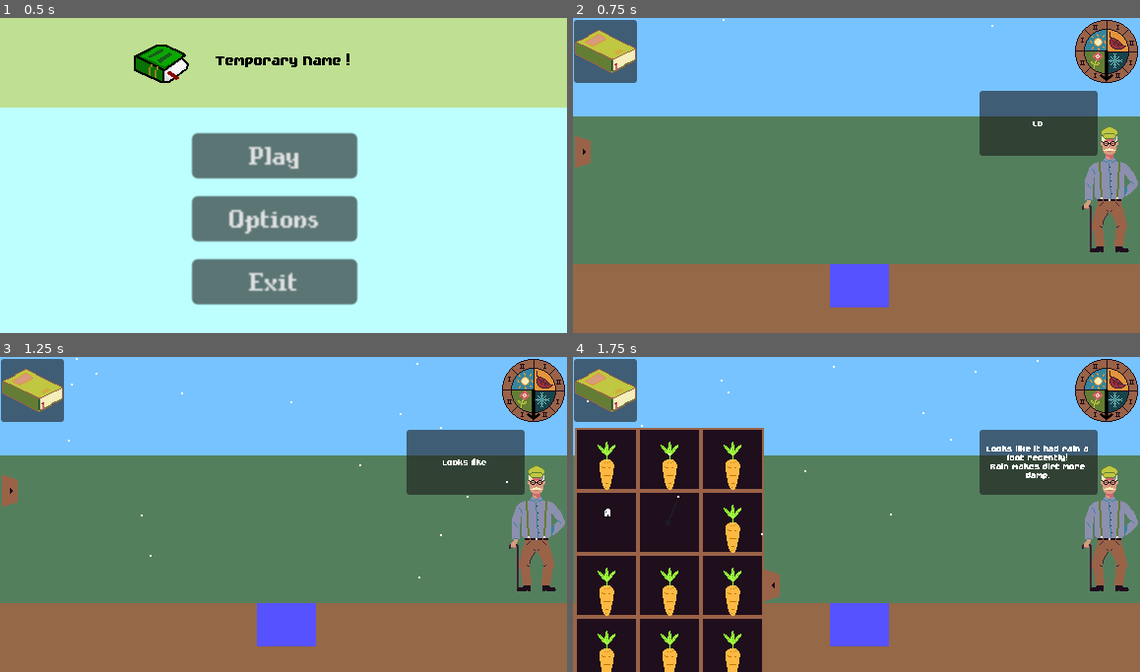
Above: before the commit, frames 1-4 (two rows, left to right).
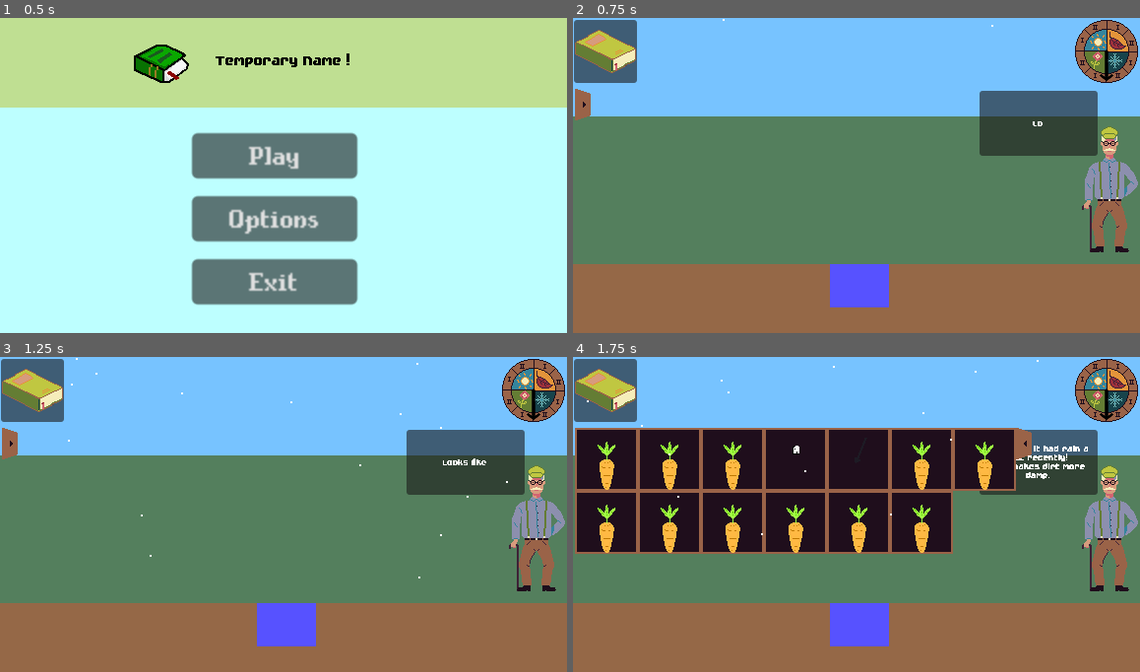
Above: after the commit, the same moments.

Repository: JustAlternate/Regenerative_Game_Jam
Game: Godot game, scene res://Scenes/menu.tscn
Same seed, same stepped clock (60 frames per second), same inputs: the game is played once before the commit and once after it. The engine's default icon, where the game draws it, is replaced by a stand-in: a white triangle on a blue panel in a dark square.
Inputs (mouse positions are in pixels of both pictures, inside the frame that each line leads up to; where the layout moved, square brackets give the same spot in the first picture):
- Up to frame 1 (0.5 s): no input
- Up to frame 2 (0.75 s): click "Play" at 0.5 s
- Up to frame 3 (1.25 s): no input
- Up to frame 4 (1.75 s): click (590, 445) [590, 492] at 1.25 s

Frame 1 is identical in both runs. In frame 2, 0.5% of the frame differs, in the area x 0-4%, y 22-48%; in frame 3, 0.5%; in frame 4, 28%, in the area x 0-81%, y 22-100%.

Commit message:
fix drawer and more reliable

Diff:
--- a/Scenes/seed_drawer.tscn
+++ b/Scenes/seed_drawer.tscn
@@ -12,87 +12,88 @@
 
 [node name="HBoxContainer" type="HBoxContainer" parent="."]
 texture_filter = 1
+clip_contents = true
 custom_minimum_size = Vector2(0, 128)
-offset_right = 246.0
-offset_bottom = 83.0
+offset_right = 573.0
+offset_bottom = 320.0
 theme_override_constants/separation = 0
 
 [node name="GridContainer" type="GridContainer" parent="HBoxContainer"]
 texture_filter = 1
+clip_contents = true
 layout_mode = 2
 theme_override_constants/h_separation = 0
 theme_override_constants/v_separation = 0
-columns = 3
 
-[node name="ContainerTomatoes" parent="HBoxContainer/GridContainer" instance=ExtResource("2_ck28v")]
+[node name="Container_tomatoes" parent="HBoxContainer/GridContainer" instance=ExtResource("2_ck28v")]
 layout_mode = 2
 seed_name = "tomatoes"
 activated = true
 
-[node name="ContainerRadish" parent="HBoxContainer/GridContainer" instance=ExtResource("2_ck28v")]
+[node name="Container_radish" parent="HBoxContainer/GridContainer" instance=ExtResource("2_ck28v")]
 layout_mode = 2
 seed_name = "radish"
 activated = true
 
-[node name="ContainerCarrot" parent="HBoxContainer/GridContainer" instance=ExtResource("2_ck28v")]
+[node name="Container_carrot" parent="HBoxContainer/GridContainer" instance=ExtResource("2_ck28v")]
 layout_mode = 2
 activated = true
 
-[node name="ContainerWheat" parent="HBoxContainer/GridContainer" instance=ExtResource("2_ck28v")]
+[node name="Container_wheat" parent="HBoxContainer/GridContainer" instance=ExtResource("2_ck28v")]
 layout_mode = 2
 Seed_Texture = ExtResource("3_j83ai")
 seed_name = "wheat"
 activated = true
 
-[node name="ContainerZucchini" parent="HBoxContainer/GridContainer" instance=ExtResource("2_ck28v")]
+[node name="Container_zucchini" parent="HBoxContainer/GridContainer" instance=ExtResource("2_ck28v")]
 layout_mode = 2
 Seed_Texture = ExtResource("4_ig05v")
 seed_name = "zucchini"
 activated = true
 
-[node name="ContainerAil" parent="HBoxContainer/GridContainer" instance=ExtResource("2_ck28v")]
+[node name="Container_ail" parent="HBoxContainer/GridContainer" instance=ExtResource("2_ck28v")]
 layout_mode = 2
 seed_name = "ail"
 activated = true
 
-[node name="ContainerPumpkin" parent="HBoxContainer/GridContainer" instance=ExtResource("2_ck28v")]
+[node name="Container_pumpkin" parent="HBoxContainer/GridContainer" instance=ExtResource("2_ck28v")]
 layout_mode = 2
 seed_name = "pumpkin"
 activated = true
 
-[node name="ContainerCorn" parent="HBoxContainer/GridContainer" instance=ExtResource("2_ck28v")]
+[node name="Container_corn" parent="HBoxContainer/GridContainer" instance=ExtResource("2_ck28v")]
 layout_mode = 2
 seed_name = "corn"
 activated = true
 
-[node name="ContainerMint" parent="HBoxContainer/GridContainer" instance=ExtResource("2_ck28v")]
+[node name="Container_mint" parent="HBoxContainer/GridContainer" instance=ExtResource("2_ck28v")]
 layout_mode = 2
 seed_name = "mint"
 activated = true
 
-[node name="ContainerThym" parent="HBoxContainer/GridContainer" instance=ExtResource("2_ck28v")]
+[node name="Container_thym" parent="HBoxContainer/GridContainer" instance=ExtResource("2_ck28v")]
 layout_mode = 2
 seed_name = "thym"
 activated = true
 
-[node name="ContainerPea" parent="HBoxContainer/GridContainer" instance=ExtResource("2_ck28v")]
+[node name="Container_pea" parent="HBoxContainer/GridContainer" instance=ExtResource("2_ck28v")]
 layout_mode = 2
 seed_name = "pea"
 activated = true
 
-[node name="ContainerVine" parent="HBoxContainer/GridContainer" instance=ExtResource("2_ck28v")]
+[node name="Container_vine" parent="HBoxContainer/GridContainer" instance=ExtResource("2_ck28v")]
 layout_mode = 2
 seed_name = "vine"
 activated = true
 
-[node name="ContainerLeek" parent="HBoxContainer/GridContainer" instance=ExtResource("2_ck28v")]
+[node name="Container_leek" parent="HBoxContainer/GridContainer" instance=ExtResource("2_ck28v")]
 layout_mode = 2
 seed_name = "leek"
 activated = true
 
 [node name="OpenDrawerButton" type="TextureButton" parent="HBoxContainer"]
 layout_mode = 2
-size_flags_vertical = 4
+size_flags_vertical = 0
 toggle_mode = true
 texture_normal = ExtResource("1_fiswa")
 texture_pressed = ExtResource("2_r2j8y")
--- a/Scripts/seed_drawer.gd
+++ b/Scripts/seed_drawer.gd
@@ -2,15 +2,33 @@
 
 var seedList = []
 
+func refresh_drawer():
+	$HBoxContainer/GridContainer.columns = ceil(count_nombre_container_visible()/2 +1)
+
+
 # Called when the node enters the scene tree for the first time.
 func _ready():
 	$HBoxContainer/GridContainer.visible = false
-
+	refresh_drawer()
 
 # Called every frame. 'delta' is the elapsed time since the previous frame.
 func _process(delta):
 	pass
 
+func count_nombre_container_visible():
+	var total_container = $HBoxContainer/GridContainer.get_child_count()
+	var count_visible = 0
+	for i in range(total_container):
+		if $HBoxContainer/GridContainer.get_child(i).visible == true:
+			count_visible += 1
+	return count_visible
+
+func add_seed_in_drawer(seed):
+	$HBoxContainer/GridContainer.get_node("Container_"+seed).visible = true
+
+func remove_seed_from_drawer(seed):
+	$HBoxContainer/GridContainer.get_node("Container_"+seed).visible = false
 
 func _on_open_drawer_button_toggled(button_pressed):
 	$HBoxContainer/GridContainer.visible = not $HBoxContainer/GridContainer.visible
+	refresh_drawer()
